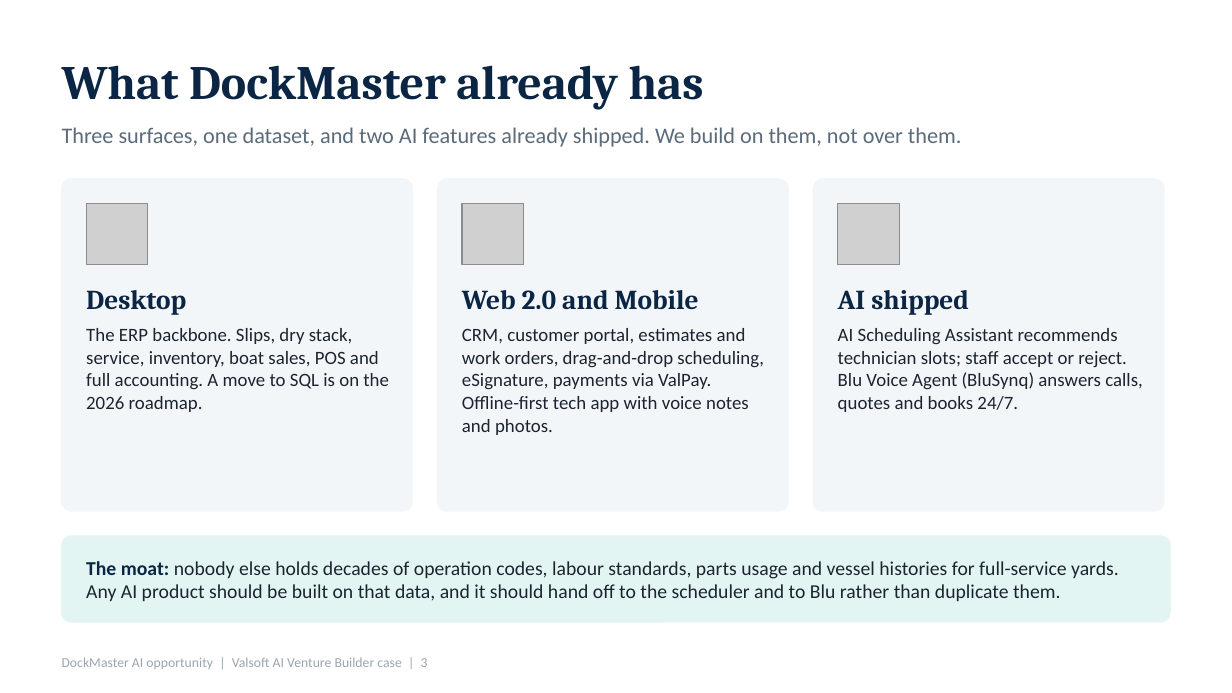
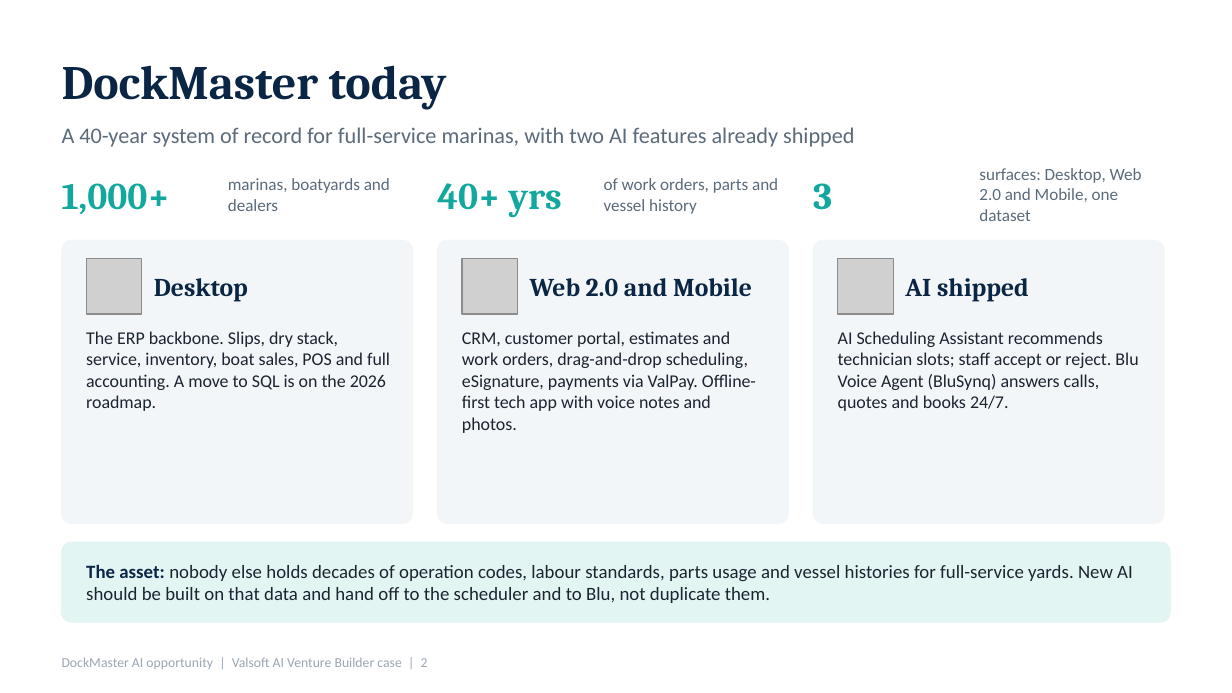
Before and after one commit to scott82anderson/tide, a slide deck: slide 2 of public/docs/DockMaster_AI_Opportunity_Service_Writer.pptx (slide 3 before the commit). Drawn at 1232x693 pixels with LibreOffice and Linux fonts; fonts in the diff are those of the drawing; grey boxes stand for pictures. Boxes give left, top, right and bottom in pixels: in the first picture for what was removed or moved away, otherwise in the second. Text is boxed around its words. In the diff, an @@ line names an element or a change of style, - is before the commit and + after.

```diff
--- a/public/docs/DockMaster_AI_Opportunity_Service_Writer.pptx
+++ b/public/docs/DockMaster_AI_Opportunity_Service_Writer.pptx
@@ text at (x1=62, y1=65, x2=447, y2=109): text changed @@
-What DockMaster already has
+DockMaster today
@@ text at (x1=62, y1=127, x2=854, y2=147): text changed @@
-Three surfaces, one dataset, and two AI features already shipped. We build on them, not over them.
+A 40-year system of record for full-service marinas, with two AI features already shipped
@@ text added at (x1=228, y1=178, x2=390, y2=211), 10 pt, text #5B6B7A @@
+marinas, boatyards and dealers
@@ text added at (x1=604, y1=178, x2=778, y2=214), 10 pt, text #5B6B7A @@
+of work orders, parts and vessel history
@@ text added at (x1=979, y1=168, x2=1142, y2=221), 10 pt, text #5B6B7A @@
+surfaces: Desktop, Web 2.0 and Mobile, one dataset
@@ text added at (x1=62, y1=183, x2=170, y2=214), 22 pt, text #13A89E, bold @@
+1,000+
@@ text added at (x1=437, y1=183, x2=562, y2=218), 22 pt, text #13A89E, bold @@
+40+ yrs
@@ text added at (x1=813, y1=183, x2=832, y2=210), 22 pt, text #13A89E, bold @@
+3
@@ rounded rectangle resized from (x1=62, y1=179, x2=413, y2=511) to (x1=62, y1=240, x2=413, y2=524) @@
@@ picture resized from (x1=86, y1=203, x2=148, y2=265) to (x1=86, y1=259, x2=142, y2=314) @@
@@ text "Desktop" moved from (x1=86, y1=290, x2=186, y2=315) to (x1=154, y1=278, x2=248, y2=301) @@
@@ rounded rectangle resized from (x1=437, y1=179, x2=788, y2=511) to (x1=437, y1=240, x2=788, y2=524) @@
@@ picture resized from (x1=462, y1=203, x2=524, y2=265) to (x1=462, y1=259, x2=517, y2=314) @@
@@ text "Web 2.0 and Mobile" moved from (x1=462, y1=290, x2=699, y2=309) to (x1=530, y1=278, x2=752, y2=296) @@
@@ proportions changed in 4 elements at (x1=62, y1=542, x2=1170, y2=622), (x1=62, y1=240, x2=413, y2=524), (x1=437, y1=240, x2=788, y2=524), (x1=813, y1=240, x2=1164, y2=524) @@
@@ rounded rectangle resized from (x1=813, y1=179, x2=1164, y2=511) to (x1=813, y1=240, x2=1164, y2=524) @@
@@ picture resized from (x1=838, y1=203, x2=899, y2=265) to (x1=838, y1=259, x2=893, y2=314) @@
@@ size 16 to 15 pt in 3 elements at (x1=154, y1=278, x2=248, y2=301), (x1=530, y1=278, x2=752, y2=296), (x1=905, y1=278, x2=1029, y2=301) @@
@@ text "AI shipped" moved from (x1=838, y1=290, x2=969, y2=315) to (x1=905, y1=278, x2=1029, y2=301) @@
@@ size 11 to 10.5 pt in 3 elements at (x1=86, y1=331, x2=390, y2=411), (x1=462, y1=331, x2=756, y2=433), (x1=838, y1=331, x2=1138, y2=411) @@
@@ rounded rectangle resized from (x1=62, y1=536, x2=1170, y2=622) to (x1=62, y1=542, x2=1170, y2=622) @@
@@ text at (x1=86, y1=564, x2=1133, y2=603): text changed; size 11.5 to 11 pt @@
-The moat: nobody else holds decades of operation codes, labour standards, parts usage and vessel histories for full-service yards. Any AI product should be built on that data, and it should hand off to the scheduler and to Blu rather than duplicate them.
+The asset: nobody else holds decades of operation codes, labour standards, parts usage and vessel histories for full-service yards. New AI should be built on that data and hand off to the scheduler and to Blu, not duplicate them.
```
Also in this commit, not shown: 6 other slides changed, 1 slide added, 1 slide removed.
